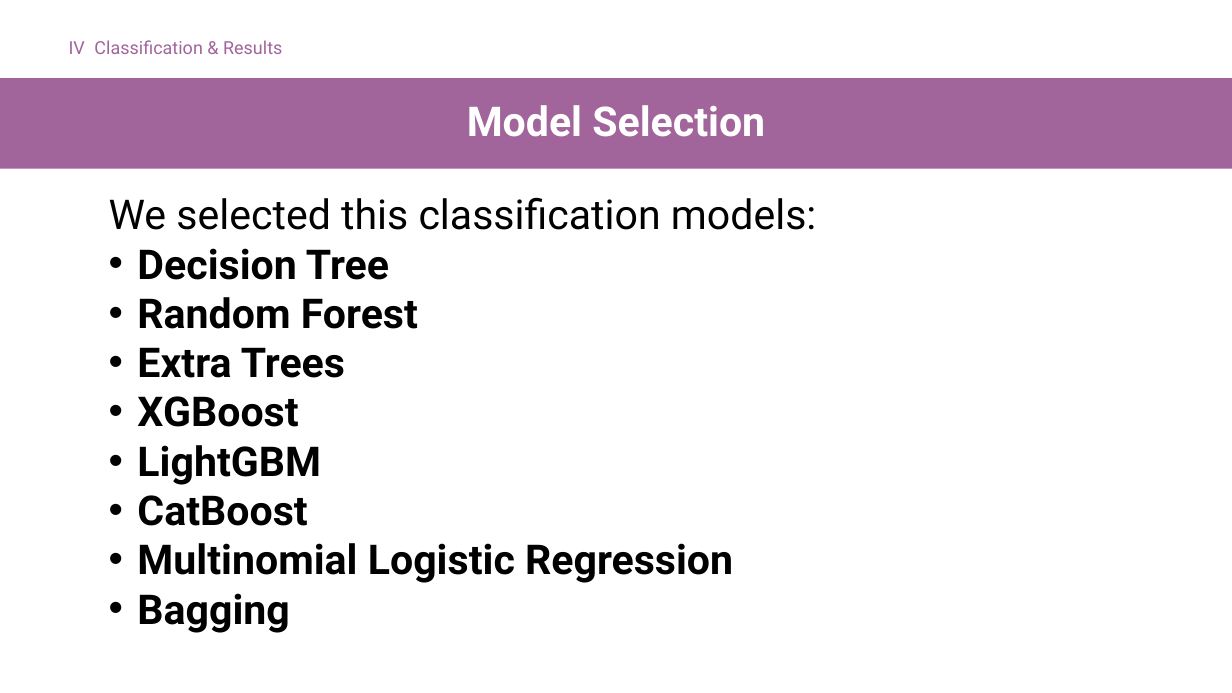
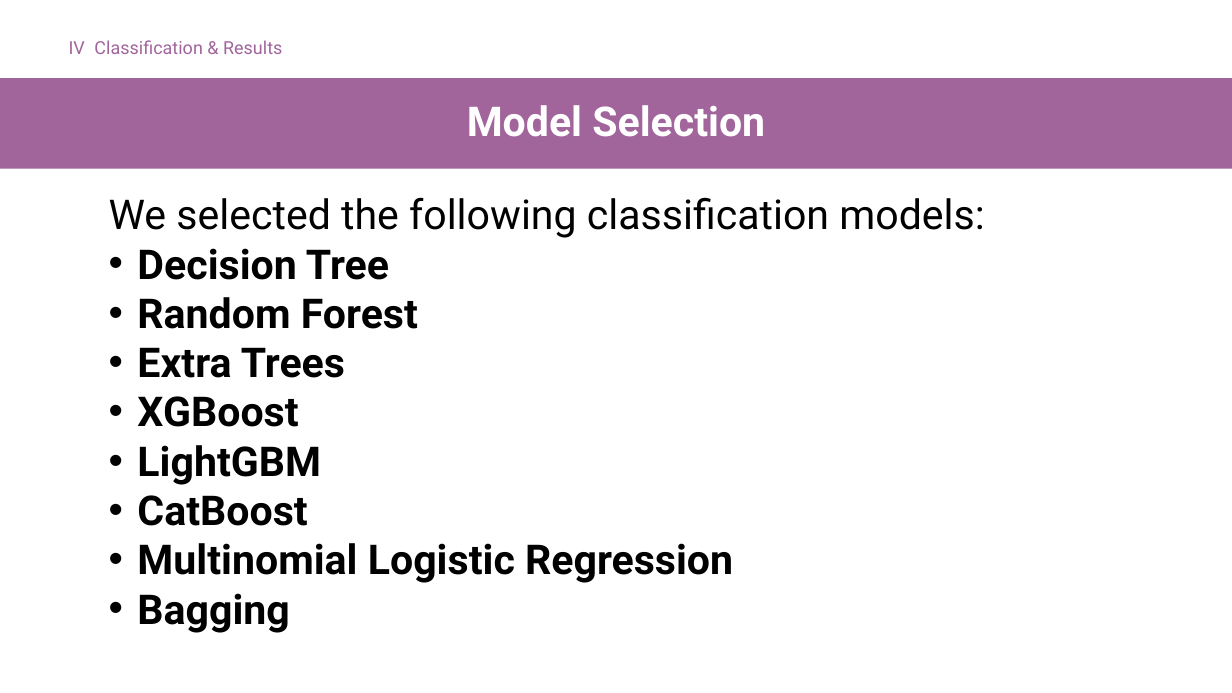
Before and after one commit to Tenshin000/CogniPredictAD, a slide deck: slide 19 of Presentation.pptx. Drawn at 1232x693 pixels with LibreOffice and Linux fonts; fonts in the diff are those of the drawing. Boxes give left, top, right and bottom in pixels: in the first picture for what was removed or moved away, otherwise in the second. Text is boxed around its words. In the diff, an @@ line names an element or a change of style, - is before the commit and + after.

```diff
--- a/Presentation.pptx
+++ b/Presentation.pptx
@@ text at [109, 197, 984, 238]: text changed @@
-We selected this classification models:
+We selected the following classification models:
```
Also in this commit, not shown: 16 other slides changed, 8 other files.
